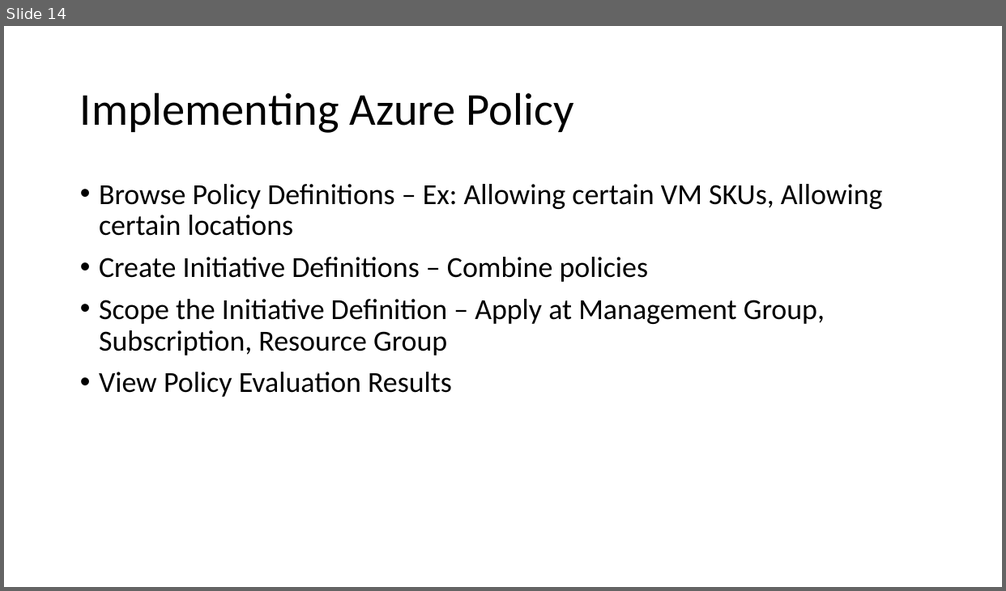
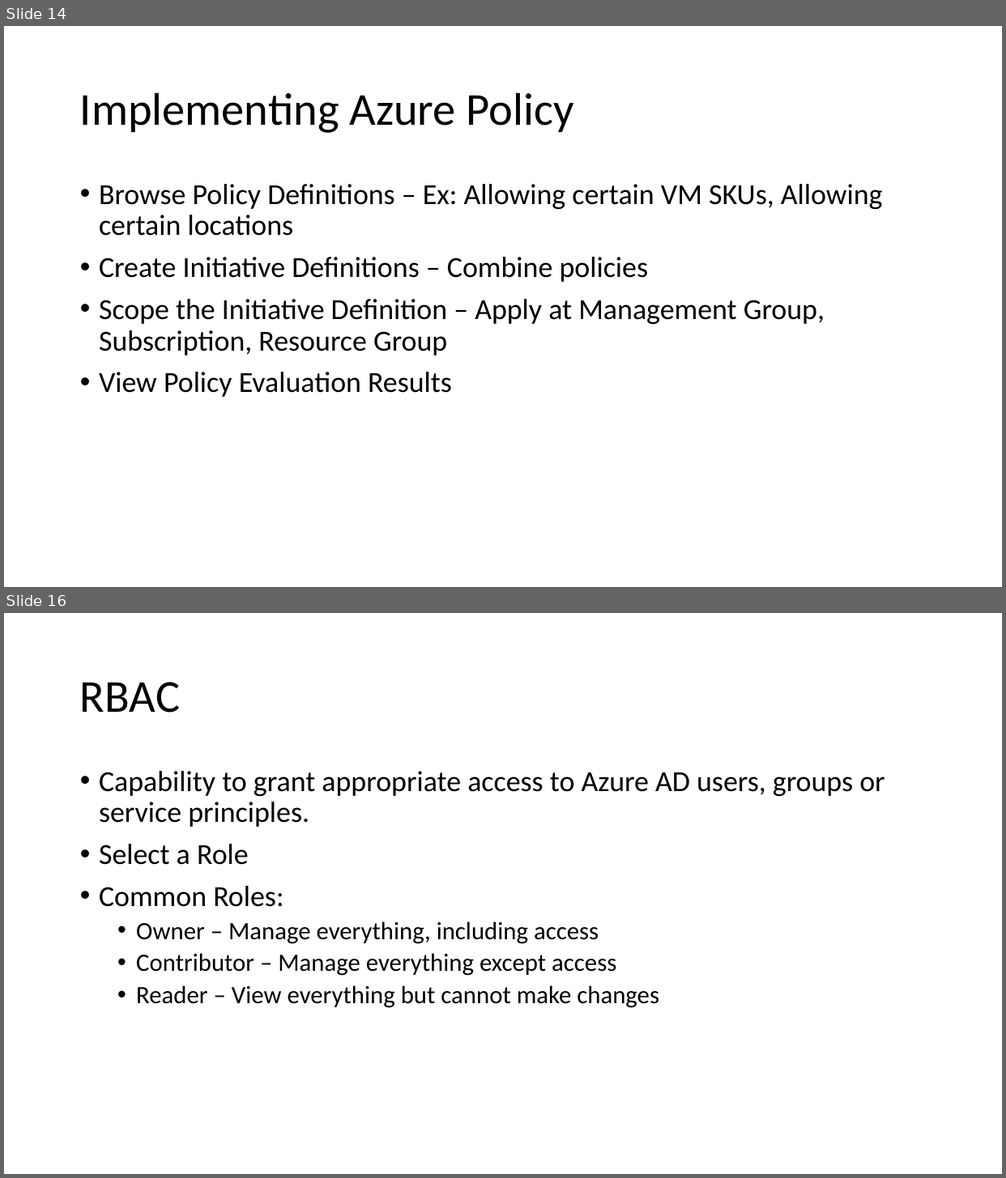
Before and after one commit to aswini-roy/Az104-D, a slide deck: Governance and Compliance.pptx. Shown one above the other, each under a label of ours: slide 14 before the commit, slides 14 and 16 after it; the slides between them are not shown. The pictures are 1006x591 and 1006x1178 pixels, drawn with LibreOffice and Linux fonts; fonts in the diff are those of the drawing. Boxes give left, top, right and bottom in pixels: in the first picture for what was removed or moved away, otherwise in the second. Text is boxed around its words. In the diff, an @@ line names an element or a change of style, - is before the commit and + after.

```diff
--- a/Governance and Compliance.pptx
+++ b/Governance and Compliance.pptx
@@ slide 16 added at bbox=[4, 613, 1002, 1174], background #FFFFFF @@
@@ title added at bbox=[80, 682, 180, 713], 44 pt, text #000000 @@
+RBAC
@@ text added at bbox=[99, 771, 884, 1008], 24 pt, text #000000 @@
+• Capability to grant appropriate access to Azure AD users, groups or service principles.
+• Select a Role
+• Common Roles:
+  • Owner – Manage everything, including access
+  • Contributor – Manage everything except access
+  • Reader – View everything but cannot make changes
```
Also in this commit, not shown: 7 other slides added.
